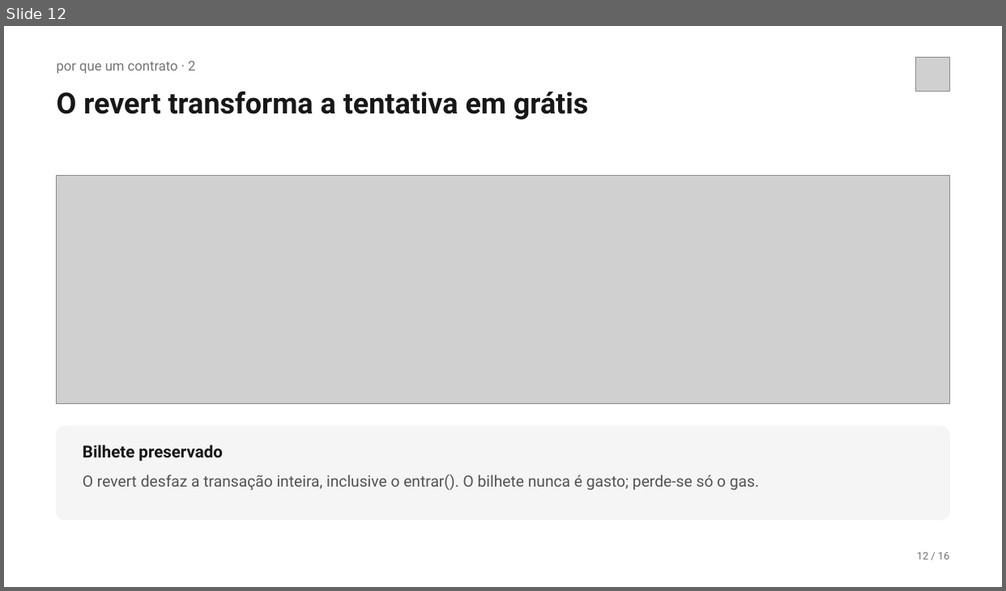
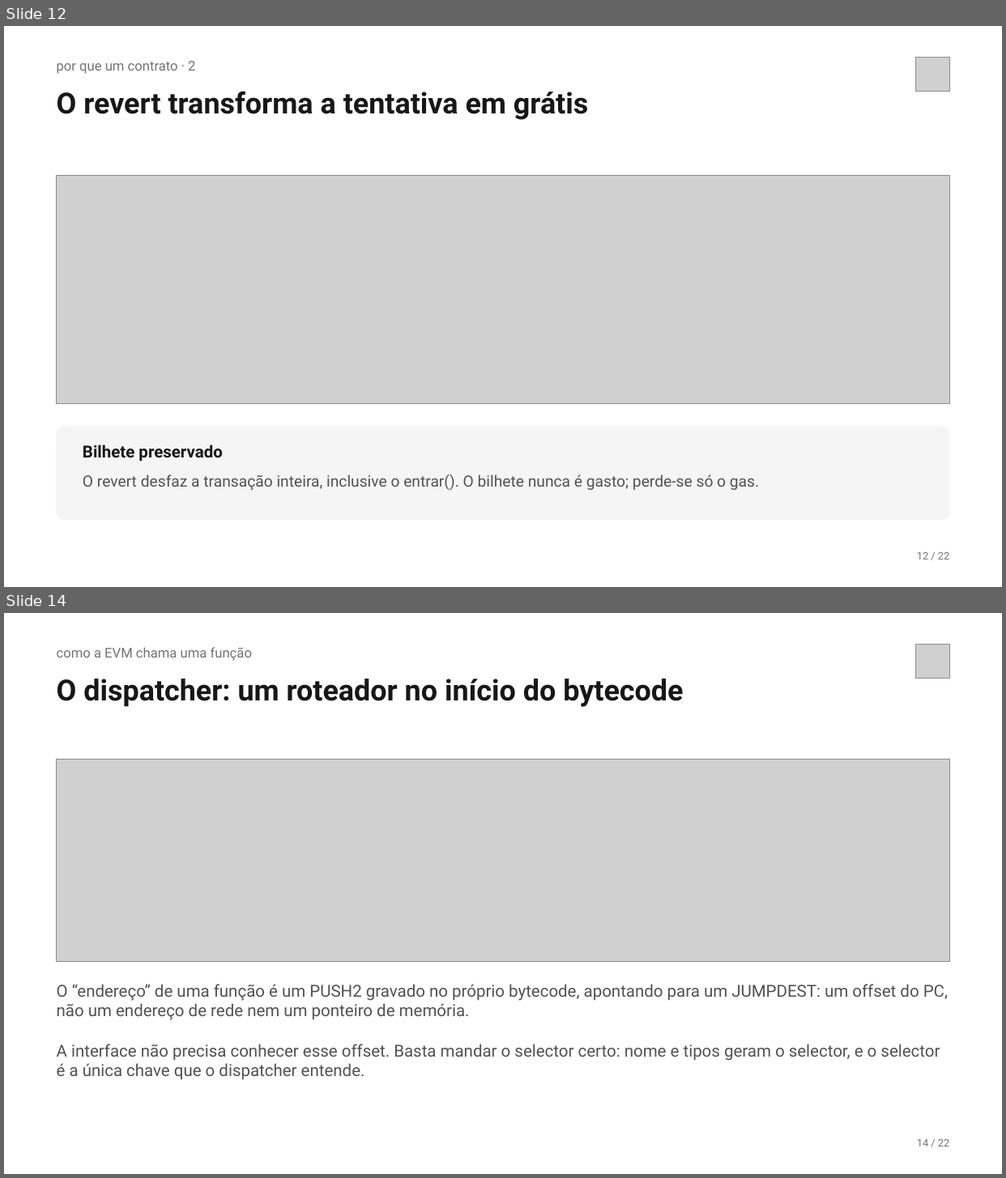
Before and after one commit to kiyochii/polichainworkshop, a slide deck: apresentacao/Ataque-Sorteio-Testnet.pptx. Shown one above the other, each under a label of ours: slide 12 before the commit, slides 12 and 14 after it; the slides between them are not shown. The pictures are 1006x591 and 1006x1178 pixels, drawn with LibreOffice and Linux fonts; fonts in the diff are those of the drawing; grey boxes stand for pictures. Boxes give left, top, right and bottom in pixels: in the first picture for what was removed or moved away, otherwise in the second. Text is boxed around its words. In the diff, an @@ line names an element or a change of style, - is before the commit and + after.

```diff
--- a/apresentacao/Ataque-Sorteio-Testnet.pptx
+++ b/apresentacao/Ataque-Sorteio-Testnet.pptx
@@ slide 14 added at (4,613,1002,1174), background #FFFFFF @@
@@ text added at (57,647,252,661), 13 pt, text #737373 @@
+como a EVM chama uma função
@@ picture added at (916,645,949,678) @@
@@ text added at (57,679,683,707), 28 pt, text #171717, bold @@
+O dispatcher: um roteador no início do bytecode
@@ picture added at (57,759,949,962) @@
@@ text added at (57,984,948,1020), 16 pt, text #525252 @@
+O “endereço” de uma função é um PUSH2 gravado no próprio bytecode, apontando para um JUMPDEST: um offset do PC, não um endereço de rede nem um ponteiro de memória.
@@ text added at (57,1044,940,1080), 16 pt, text #525252 @@
+A interface não precisa conhecer esse offset. Basta mandar o selector certo: nome e tipos geram o selector, e o selector é a única chave que o dispatcher entende.
@@ text added at (917,1139,949,1147), 10 pt, text #737373 @@
+14 / 22
@@ slide 12 changed as well @@
@@ text at (917,552,949,560): text changed @@
-12 / 16
+12 / 22
```
Also in this commit, not shown: 15 other slides changed, 5 other slides added.
